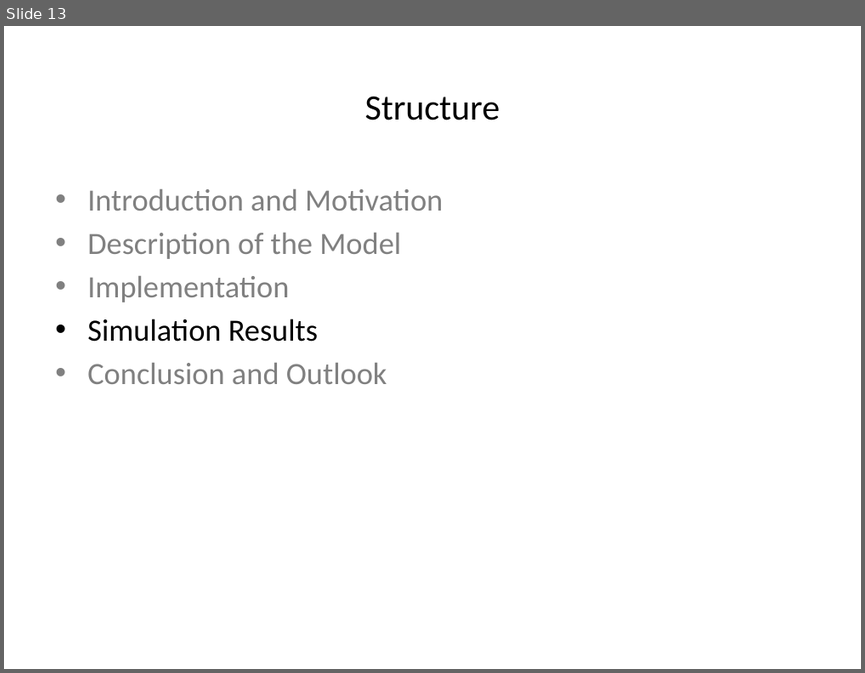
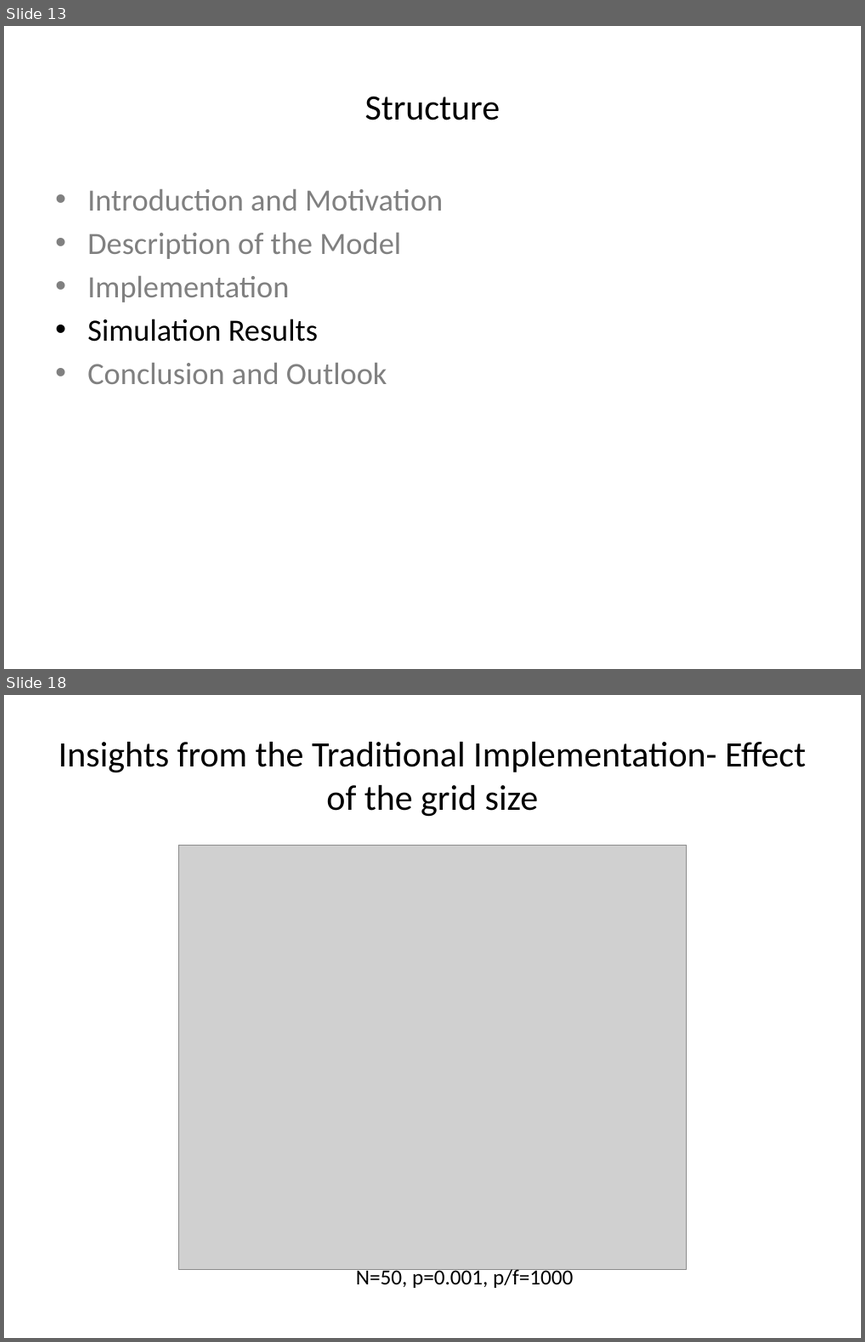
Before and after one commit to wildmic/Forest-Fire-SOC, a slide deck: presentation/SOC.pptx. Shown one above the other, each under a label of ours: slide 13 before the commit, slides 13 and 18 after it; the slides between them are not shown. The pictures are 865x673 and 865x1342 pixels, drawn with LibreOffice and Linux fonts; fonts in the diff are those of the drawing; grey boxes stand for pictures. Boxes give left, top, right and bottom in pixels: in the first picture for what was removed or moved away, otherwise in the second. Text is boxed around its words. In the diff, an @@ line names an element or a change of style, - is before the commit and + after.

```diff
--- a/presentation/SOC.pptx
+++ b/presentation/SOC.pptx
@@ slide 18 added at [4, 695, 861, 1338], background #FFFFFF @@
@@ title added at [58, 742, 806, 817], 30 pt, text #000000 @@
+Insights from the Traditional Implementation- Effect of the grid size
@@ picture added at [179, 845, 686, 1269] @@
@@ text added at [356, 1267, 573, 1287], 18 pt, text #000000 @@
+N=50, p=0.001, p/f=1000
```
Also in this commit, not shown: 7 slides changed, 11 other slides added, 3 slides removed, 6 other files.
